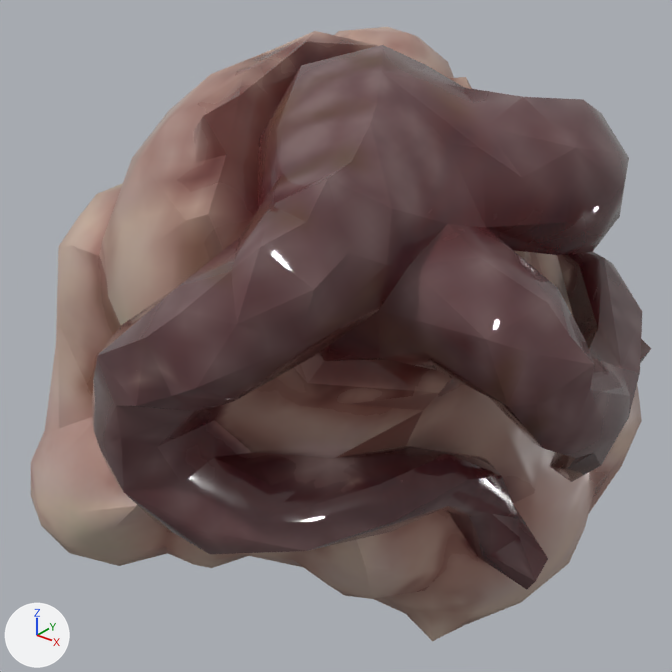
Two versions of the FBX model RTS/Data/models/corruption/banshira_growth_05.fbx, one commit apart.
Rendered twice from a 50 mm camera at (2.73, -3.6, 2.2) aimed at (-0.09, -0.07, 0.02). The lights are fixed; the arrows at lower left show +X, +Y and +Z. The older version comes first.

The first picture shows 'Banshira_Growth_05'.
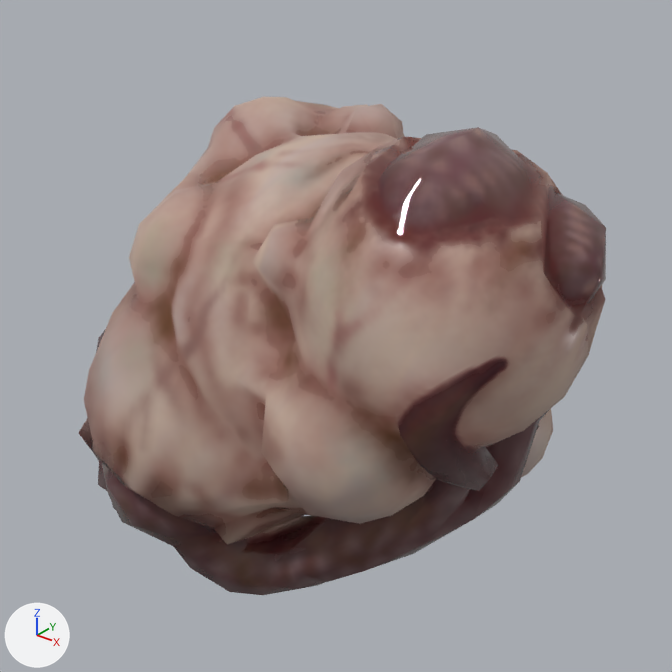
What differs and where, as boxes (x1, y1, x2, y2) in the pictures (672 x 672 px):
'Banshira_Growth_05', shading changed, turned, rescaled
    before: (31, 27, 651, 641)
    after: (79, 96, 606, 595)

Patch to the scene script:
```diff
--- a/RTS/Data/models/corruption/banshira_growth_05.fbx.py
+++ b/RTS/Data/models/corruption/banshira_growth_05.fbx.py
@@ me_mesh @@
 me_mesh.from_pydata(...)  # 758 vertices, 1532 faces; spans x -150.0..150.0, y -138.0..138.0, z -129.0..129.0
 # used by ob_banshira_growth_05; location = (0.0, 0.0, 0.0); rotation_euler = (-0.254, -0.0558, 1.672), in degrees (-15, -3.2, 96); scale = (0.0124, 0.0124, 0.0124)
+# me_mesh part 1: edges marked sharp go from 1395 to 57
 me_mesh.materials.append(mat_corruption_growths_01)
@@ ob_banshira_growth_05 @@
 ob_banshira_growth_05.location = (0.0, 0.0, 0.0)
-ob_banshira_growth_05.rotation_euler = (-0.254, -0.0558, 1.672)  # degrees (-15, -3.2, 96)
-ob_banshira_growth_05.scale = (0.0124, 0.0124, 0.0124)
+ob_banshira_growth_05.rotation_euler = (1.571, 0.0, 0.0)  # degrees (90, 0, 0)
+ob_banshira_growth_05.scale = (0.01, 0.01, 0.01)
```
